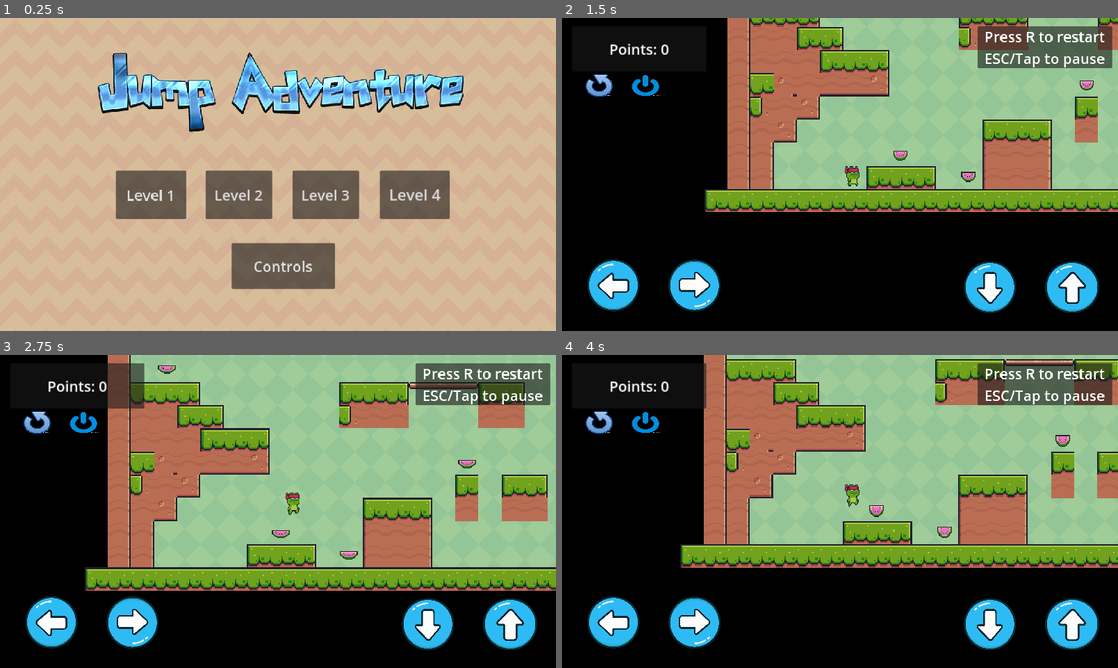
Above: before the commit, frames 1-4 (two rows, left to right).
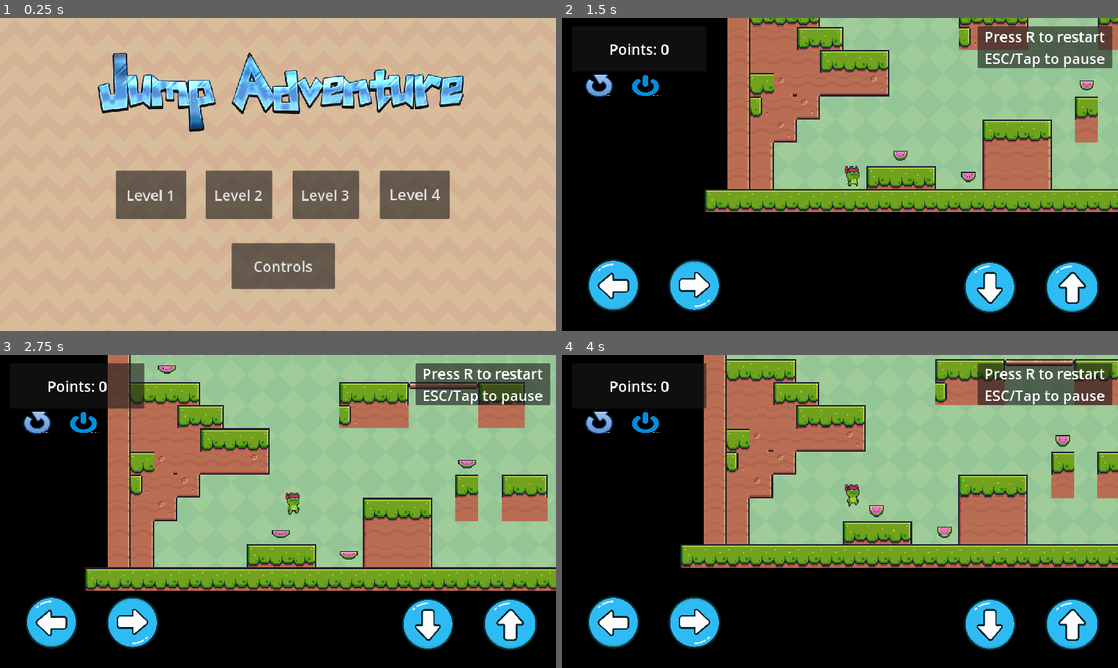
Above: after the commit, the same moments.

Repository: Omar-Munib/JumpAdventure
Game: Godot game, scene res://scenes/main_menu.tscn
The game is run twice, just before and just after one commit, with the same random seed, the same clock (stepped at 60 frames per second) and the same inputs.
Inputs:
- Up to frame 1 (0.25 s): no input
- Up to frame 2 (1.5 s): click "Level 1" at 0.5 s; tap R (restart) at 1.25 s; hold D (right) from 1.28 s (still down)
- Up to frame 3 (2.75 s): keep holding D (right); tap W (jump) at 1.52, 2.27 s; tap R (restart) at 2 s
- Up to frame 4 (4 s): tap R (restart) at 2.75, 3.5 s; release D (right) at 2.78 s; hold A (left) 2.78-3.53 s; hold D (right) from 3.53 s (still down); tap W (jump) at 3.77 s

The runs differ from the first frame. In frame 1, 0.2% of the frame differs, in the area x 38-80%, y 54-59%; in frame 2, 0.1%; in frame 3, 0.1%; in frame 4, 0.1%.

Commit message:
restart note notification when stuck

Diff:
--- a/project.godot
+++ b/project.godot
@@ -64,6 +64,7 @@
 
 [rendering]
 
+textures/canvas_textures/default_texture_filter=0
 renderer/rendering_method="mobile"
 textures/vram_compression/import_etc2_astc=true
 environment/defaults/default_clear_color=Color(0, 0, 0, 1)
--- a/scenes/level1.tscn
+++ b/scenes/level1.tscn
@@ -8,6 +8,7 @@
 [ext_resource type="PackedScene" uid="uid://d2qq86t6gy02m" path="res://scenes/collectable.tscn" id="6_wxgqo"]
 [ext_resource type="PackedScene" uid="uid://ryuof13g1n12" path="res://scenes/finish.tscn" id="7_dfyfb"]
 [ext_resource type="PackedScene" uid="uid://cnkivx38rcg6q" path="res://scenes/level2.tscn" id="8_vl5k4"]
+[ext_resource type="PackedScene" uid="uid://bwysm6pykir60" path="res://scenes/restart_note.tscn" id="9_d1g8e"]
 [ext_resource type="PackedScene" uid="uid://c8g0ixi6liln8" path="res://scenes/pause_menu.tscn" id="9_my01o"]
 [ext_resource type="PackedScene" uid="uid://hwfxl2uddg5x" path="res://scenes/hint_panel.tscn" id="10_5kyud"]
 [ext_resource type="PackedScene" uid="uid://cpwyej5q5idcx" path="res://scenes/touch_buttons_left_right.tscn" id="11_0xleu"]
@@ -480,6 +481,9 @@
 physics_layer_0/collision_layer = 1
 sources/0 = SubResource("TileSetAtlasSource_cbbsi")
 
+[sub_resource type="RectangleShape2D" id="RectangleShape2D_cdg6c"]
+size = Vector2(550, 20)
+
 [node name="Node" type="Node"]
 process_mode = 3
 
@@ -506,6 +510,7 @@
 layer_0/tile_data = PackedInt32Array(851991, 458752, 0, 851990, 458752, 0, 851989, 458752, 0, 851988, 458752, 0, 851987 …(5076 unchanged characters)…
 
 [node name="CharacterBody2D" parent="SceneObjects" instance=ExtResource("4_clqer")]
+z_index = 5
 position = Vector2(103, 530)
 script = ExtResource("5_ajcjk")
 
@@ -558,6 +563,13 @@
 [node name="Finish" parent="SceneObjects" instance=ExtResource("7_dfyfb")]
 position = Vector2(2326, 190)
 target_level = ExtResource("8_vl5k4")
+
+[node name="RestartNote" parent="SceneObjects" instance=ExtResource("9_d1g8e")]
+position = Vector2(673, 626)
+
+[node name="CollisionShape2D" type="CollisionShape2D" parent="SceneObjects/RestartNote"]
+position = Vector2(265, 0)
+shape = SubResource("RectangleShape2D_cdg6c")
 
 [node name="UI" type="CanvasLayer" parent="."]
 
--- /dev/null
+++ b/scenes/restart_note.tscn
@@ -0,0 +1,23 @@
+[gd_scene load_steps=2 format=3 uid="uid://bwysm6pykir60"]
+
+[ext_resource type="Script" path="res://scripts/restart_note.gd" id="1_vkioj"]
+
+[node name="RestartNote" type="Area2D"]
+script = ExtResource("1_vkioj")
+
+[node name="Panel" type="Panel" parent="."]
+offset_left = 105.0
+offset_top = -79.0
+offset_right = 239.0
+offset_bottom = -30.0
+
+[node name="Label" type="Label" parent="Panel"]
+offset_right = 134.0
+offset_bottom = 49.0
+text = "Stuck huh? :D
+Press R to restart"
+horizontal_alignment = 1
+vertical_alignment = 1
+
+[connection signal="body_entered" from="." to="." method="_on_body_entered"]
+[connection signal="body_exited" from="." to="." method="_on_body_exited"]
--- /dev/null
+++ b/scripts/restart_note.gd
@@ -0,0 +1,17 @@
+extends Area2D
+
+@onready var panel = $Panel
+
+func _ready():
+#  To hide the label note when the game starts
+	panel.hide()
+
+func _on_body_entered(body):
+# To show the note
+	if(body.name == "CharacterBody2D"):
+		print("You are stuck! Restart")
+		panel.show()
+
+func _on_body_exited(body):
+# To hide the note once it is restarted
+	panel.hide()
Not shown: 1 places in scenes/level1.tscn that only renumber resources
